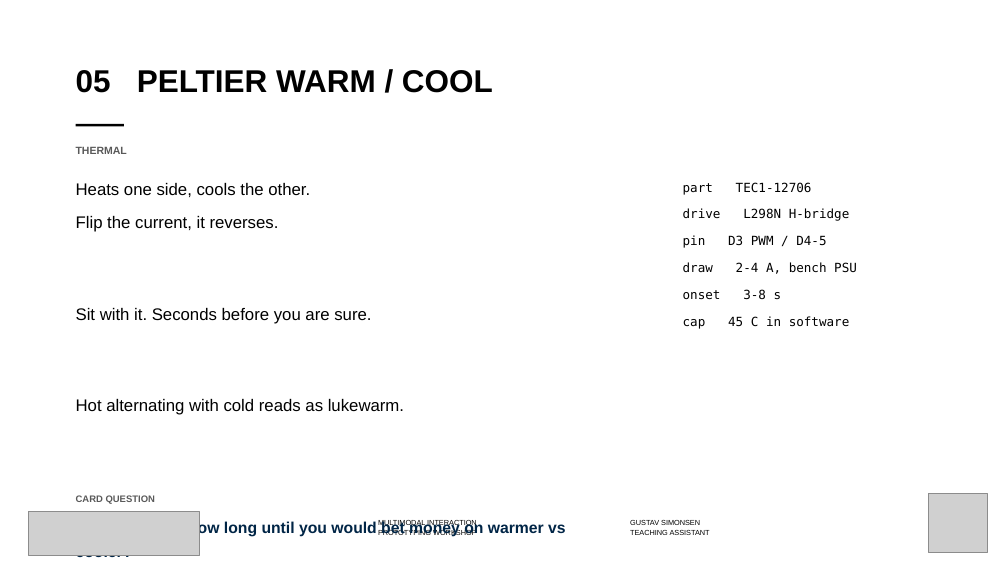
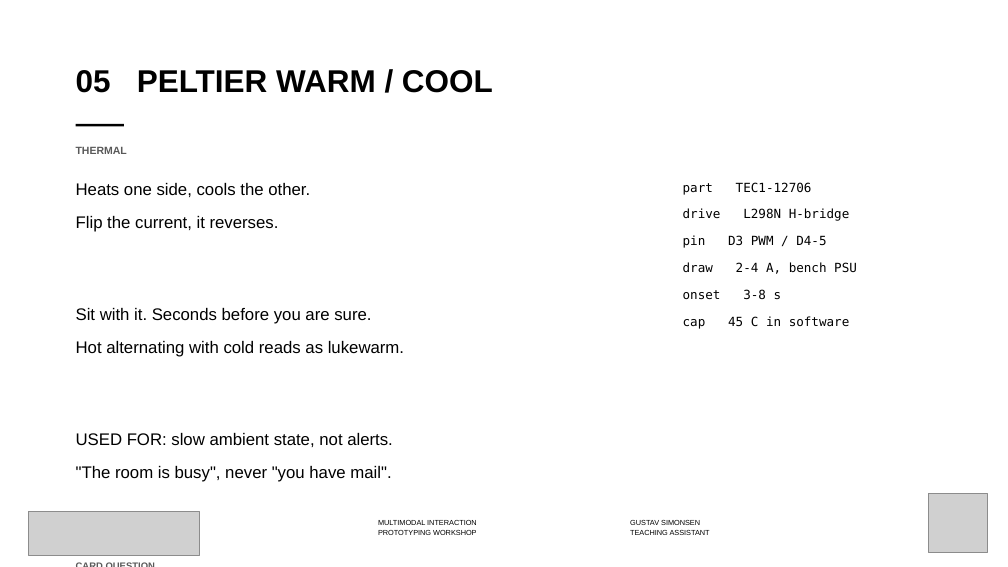
Before and after one commit to labtools-au/multimodal-actuator-workshop, a slide deck: slide 11 of docs/multimodal-actuator-workshop.pptx. Drawn at 1008x567 pixels with LibreOffice and Linux fonts; fonts in the diff are those of the drawing; grey boxes stand for pictures; background and template pictures are left out. Boxes give left, top, right and bottom in pixels: in the first picture for what was removed or moved away, otherwise in the second. Text is boxed around its words. In the diff, an @@ line names an element or a change of style, - is before the commit and + after.

```diff
--- a/docs/multimodal-actuator-workshop.pptx
+++ b/docs/multimodal-actuator-workshop.pptx
@@ text at bbox=[76, 433, 393, 482]: paragraphs added @@
+USED FOR: slow ambient state, not alerts.
+"The room is busy", never "you have mail".
```
Also in this commit, not shown: 6 other slides changed, 3 slides added, 10 other files.
